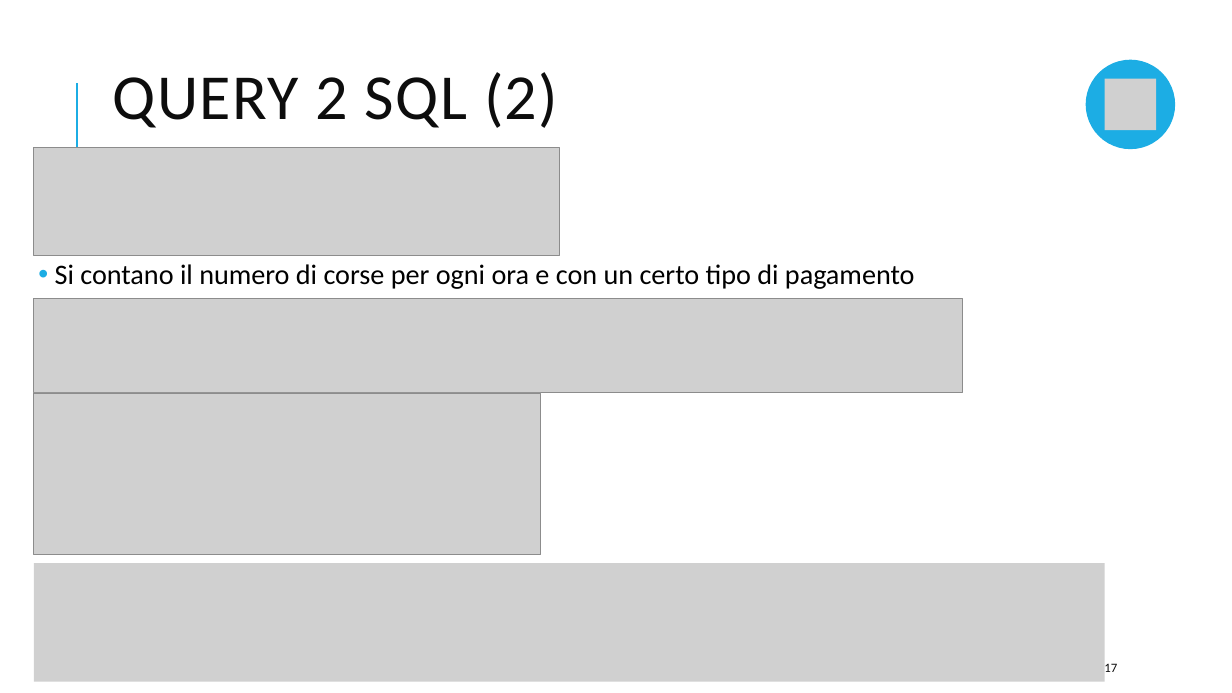
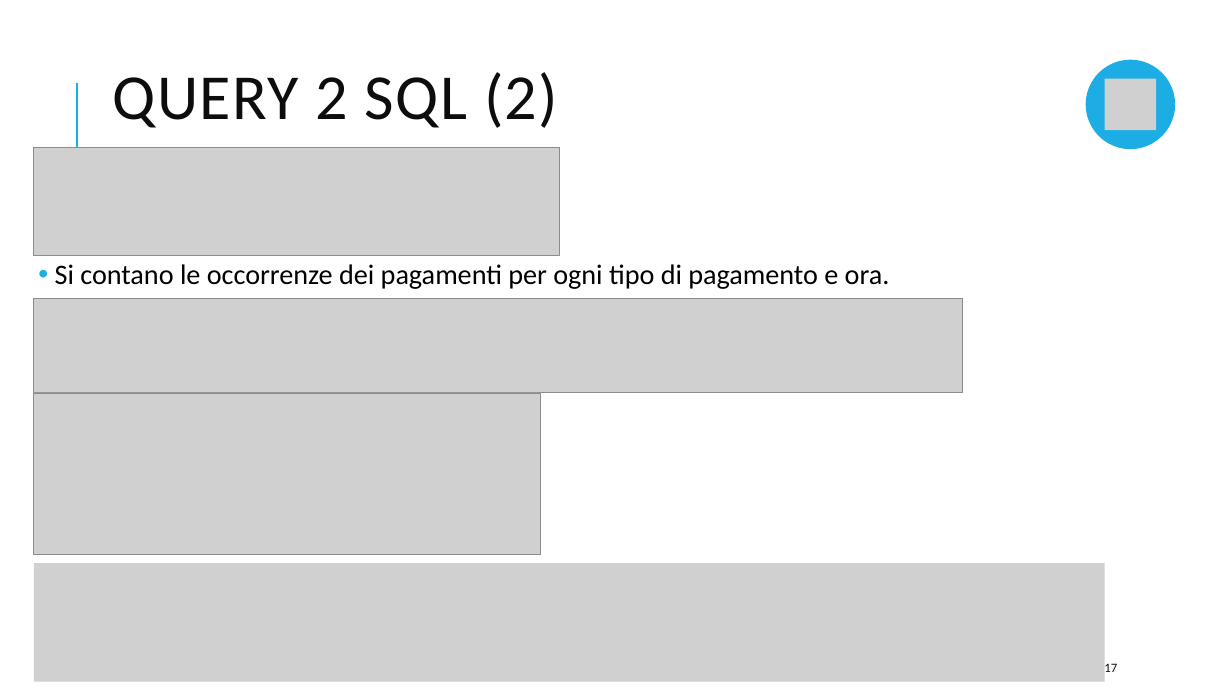
Before and after one commit to Diana0422/SABD-project1, a slide deck: slide 17 of Reports/SABD-presentazione1.pptx. Drawn at 1232x693 pixels with LibreOffice and Linux fonts; fonts in the diff are those of the drawing; grey boxes stand for pictures. Boxes give left, top, right and bottom in pixels: in the first picture for what was removed or moved away, otherwise in the second. Text is boxed around its words. In the diff, an @@ line names an element or a change of style, - is before the commit and + after.

```diff
--- a/Reports/SABD-presentazione1.pptx
+++ b/Reports/SABD-presentazione1.pptx
@@ text at <box>55,264,890,289</box>: text changed @@
-• Si contano il numero di corse per ogni ora e con un certo tipo di pagamento
+• Si contano le occorrenze dei pagamenti per ogni tipo di pagamento e ora.
```
Also in this commit, not shown: 1 other slide changed, 4 other files.
